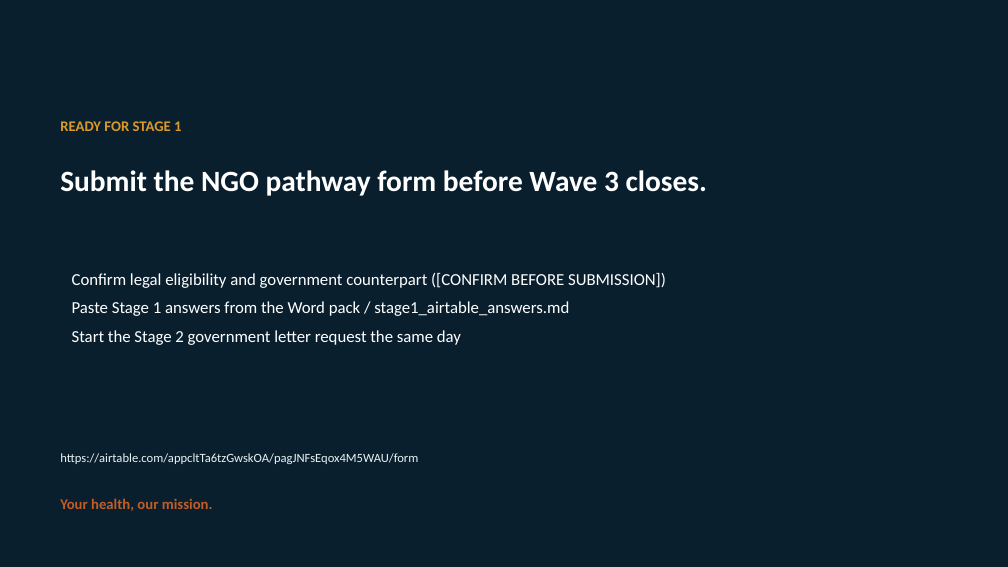
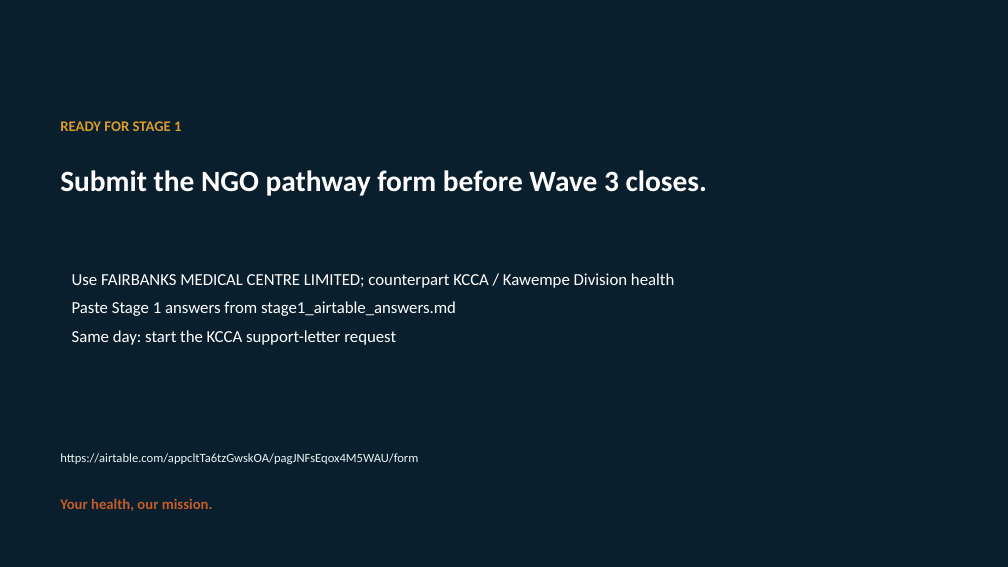
Before and after one commit to WASSWA2624/fairbanks, a slide deck: slide 10 of applications/dpi-safeguards/documents/dpi-safeguards_ppt.pptx. Drawn at 1008x567 pixels with LibreOffice and Linux fonts; fonts in the diff are those of the drawing; background and template pictures are left out; a plain dark background stands for a picture behind light text. Boxes give left, top, right and bottom in pixels: in the first picture for what was removed or moved away, otherwise in the second. Text is boxed around its words. In the diff, an @@ line names an element or a change of style, - is before the commit and + after.

```diff
--- a/applications/dpi-safeguards/documents/dpi-safeguards_ppt.pptx
+++ b/applications/dpi-safeguards/documents/dpi-safeguards_ppt.pptx
@@ text at (x1=72, y1=273, x2=674, y2=345): text changed @@
-Confirm legal eligibility and government counterpart ([CONFIRM BEFORE SUBMISSION])
-Paste Stage 1 answers from the Word pack / stage1_airtable_answers.md
-Start the Stage 2 government letter request the same day
+Use FAIRBANKS MEDICAL CENTRE LIMITED; counterpart KCCA / Kawempe Division health
+Paste Stage 1 answers from stage1_airtable_answers.md
+Same day: start the KCCA support-letter request
```
Also in this commit, not shown: 4 other slides changed, 5 other files.
